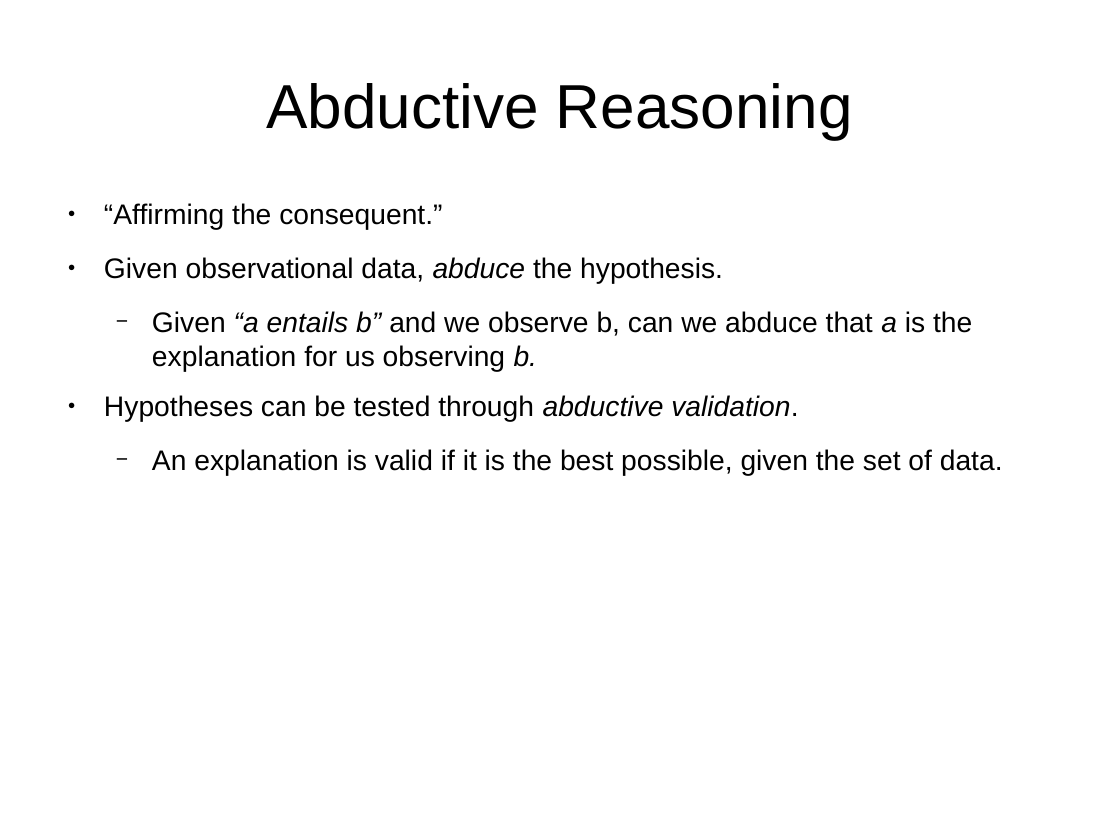
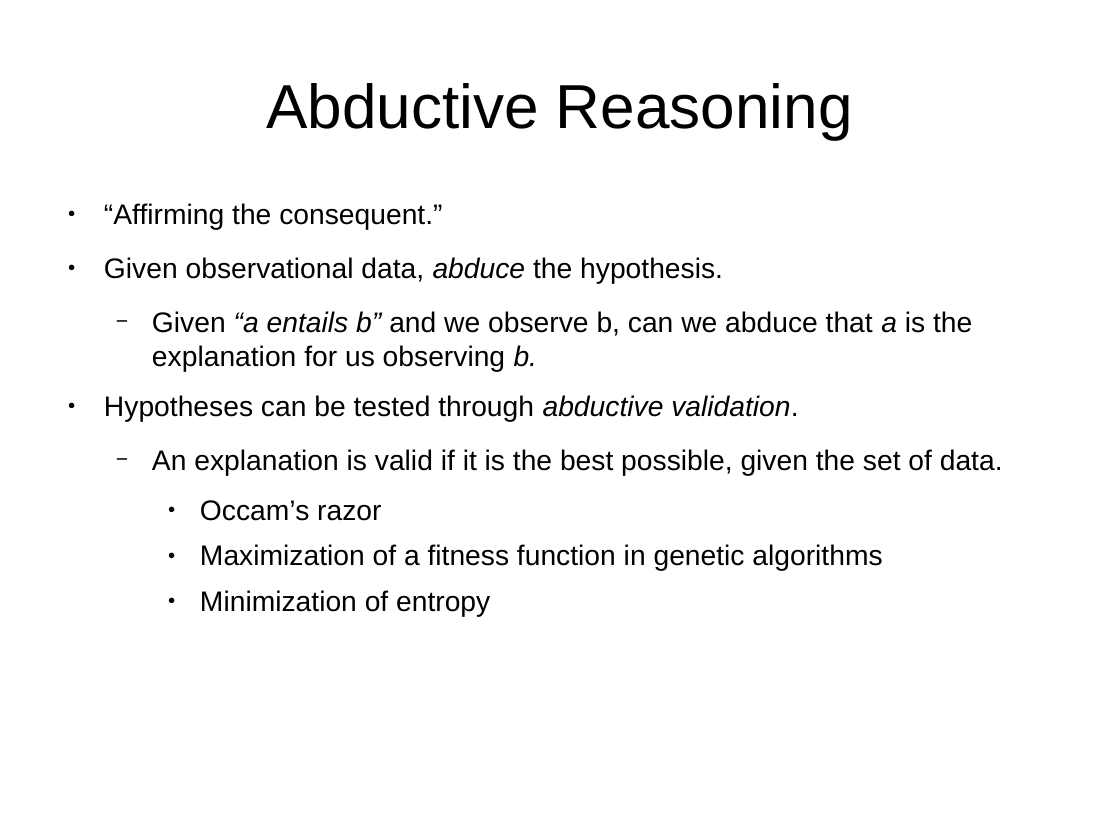
Before and after one commit to bstamour/SLHS, a slide deck: slide 9 of docs/proposal-from-bob.odp. Drawn at 1120x840 pixels with LibreOffice and Linux fonts; fonts in the diff are those of the drawing. Boxes give left, top, right and bottom in pixels: in the first picture for what was removed or moved away, otherwise in the second. Text is boxed around its words. In the diff, an @@ line names an element or a change of style, - is before the commit and + after.

```diff
--- a/docs/proposal-from-bob.odp
+++ b/docs/proposal-from-bob.odp
@@ text at box(200, 500, 882, 617): paragraphs added @@
+    ● Occam’s razor
+    ● Maximization of a fitness function in genetic algorithms
+    ● Minimization of entropy
```
Also in this commit, not shown: 10 other slides changed, 1 slide removed.
